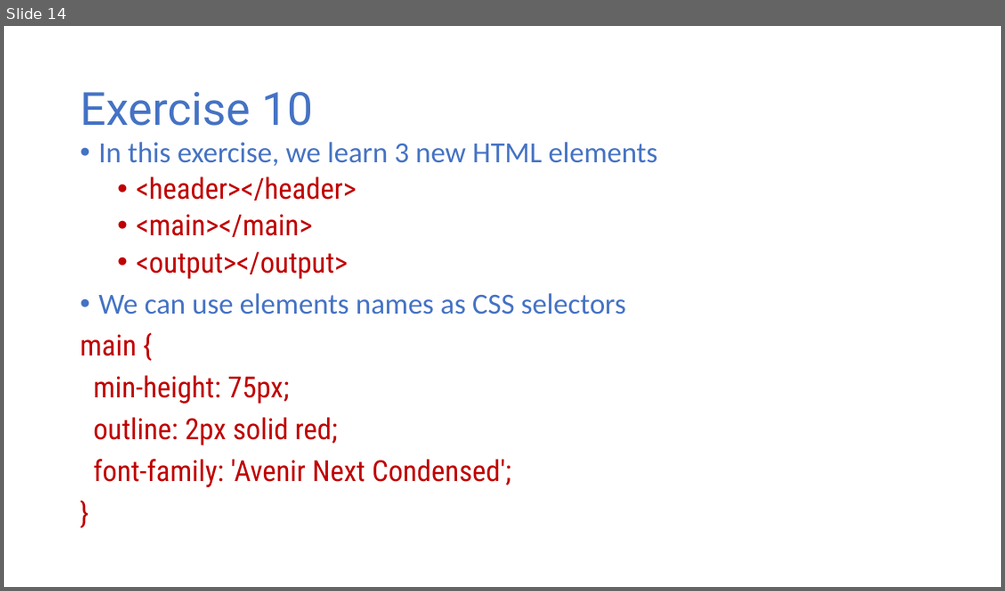
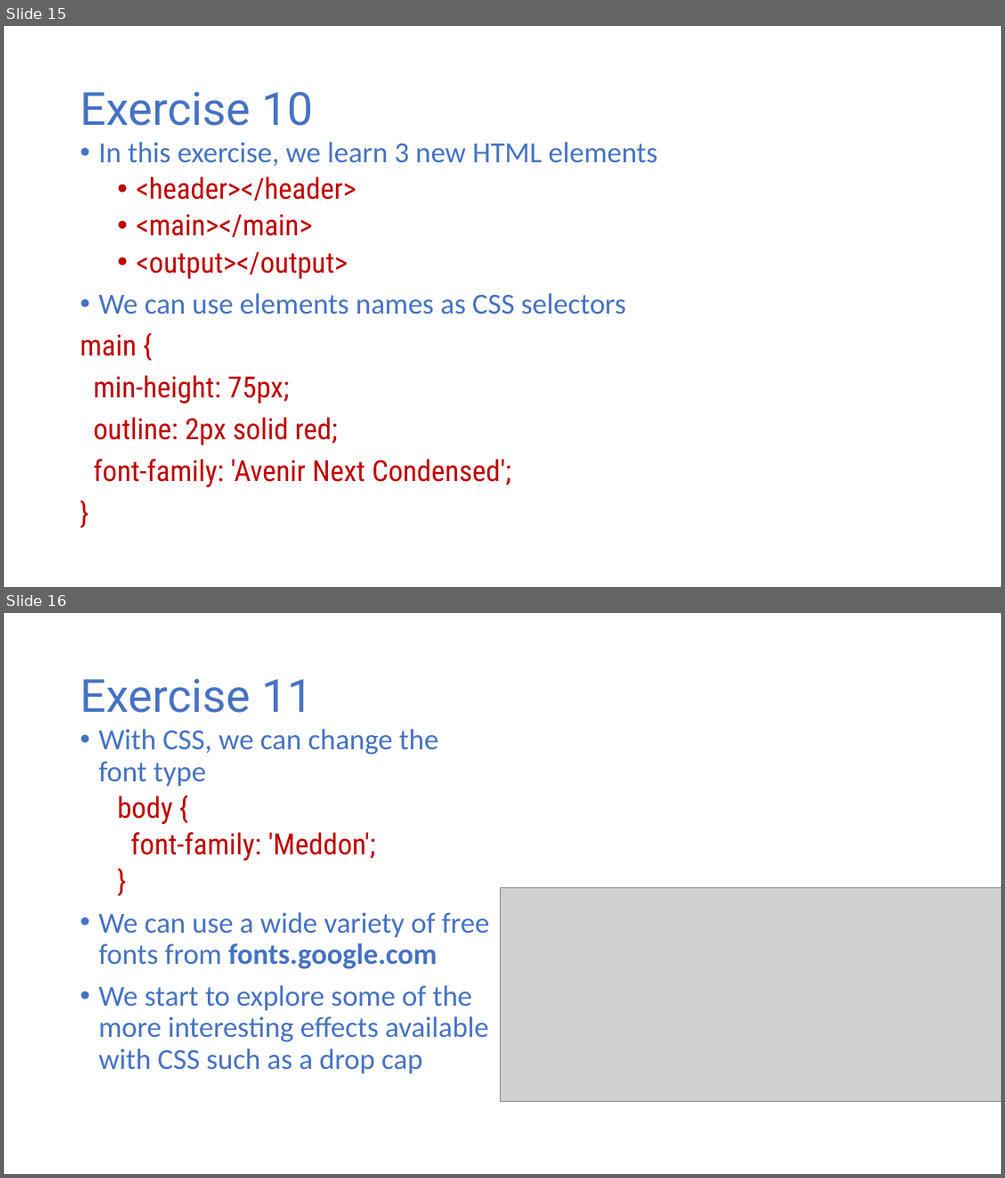
Before and after one commit to halbhelms/codingcareer, a slide deck: public/video-presentation/video-presentation.pptx. Shown one above the other, each under a label of ours: slide 14 before the commit, slides 15 and 16 after it. The pictures are 1005x591 and 1005x1178 pixels, drawn with LibreOffice and Linux fonts; fonts in the diff are those of the drawing; grey boxes stand for pictures. Boxes give left, top, right and bottom in pixels: in the first picture for what was removed or moved away, otherwise in the second. Text is boxed around its words. In the diff, an @@ line names an element or a change of style, - is before the commit and + after.

```diff
--- a/public/video-presentation/video-presentation.pptx
+++ b/public/video-presentation/video-presentation.pptx
@@ slide 16 added at <box>4,613,1001,1174</box>, background #FFFFFF @@
@@ title added at <box>80,679,313,713</box>, 44 pt, text #4472C4 @@
+Exercise 11
@@ text added at <box>98,729,489,1074</box>, 28 pt, text #4472C4 @@
+• With CSS, we can change the font type
+  body {
+  font-family: 'Meddon';
+  }
+• We can use a wide variety of free fonts from fonts.google.com
+• We start to explore some of the more interesting effects available with CSS such as a drop cap
@@ picture added at <box>501,887,1001,1102</box> @@
@@ what was slide 14 is now slide 15 @@
```
Also in this commit, not shown: 4 slides changed, 18 other slides added, 10 other files.
